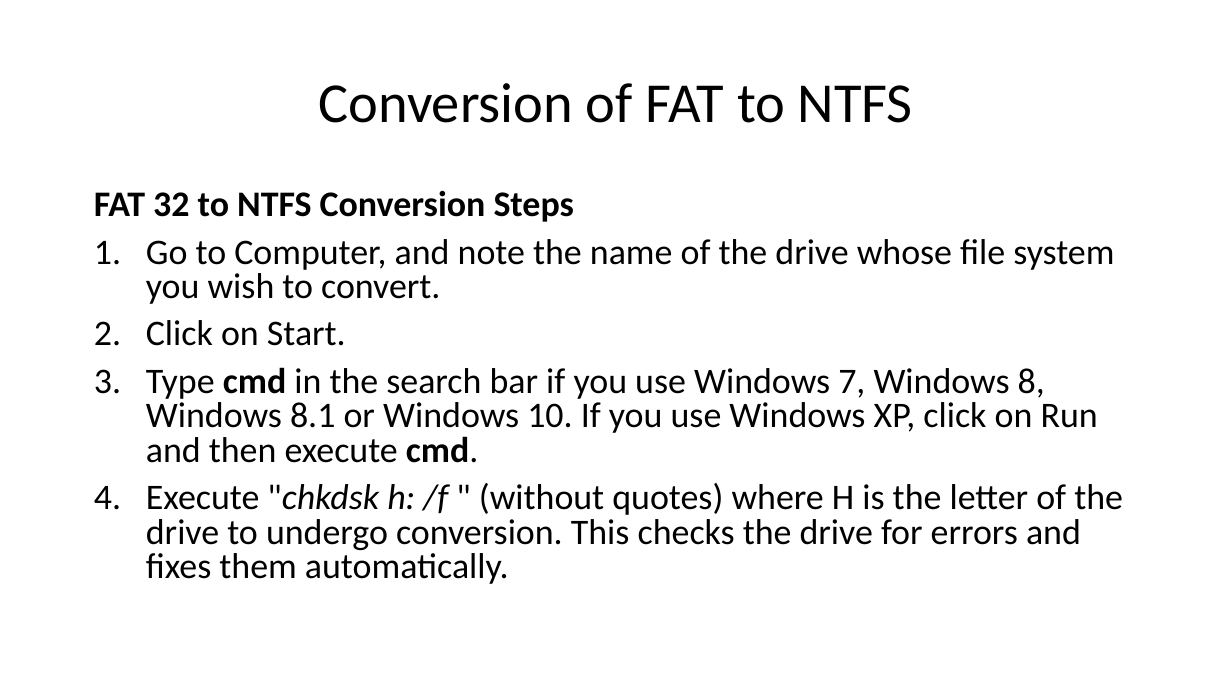
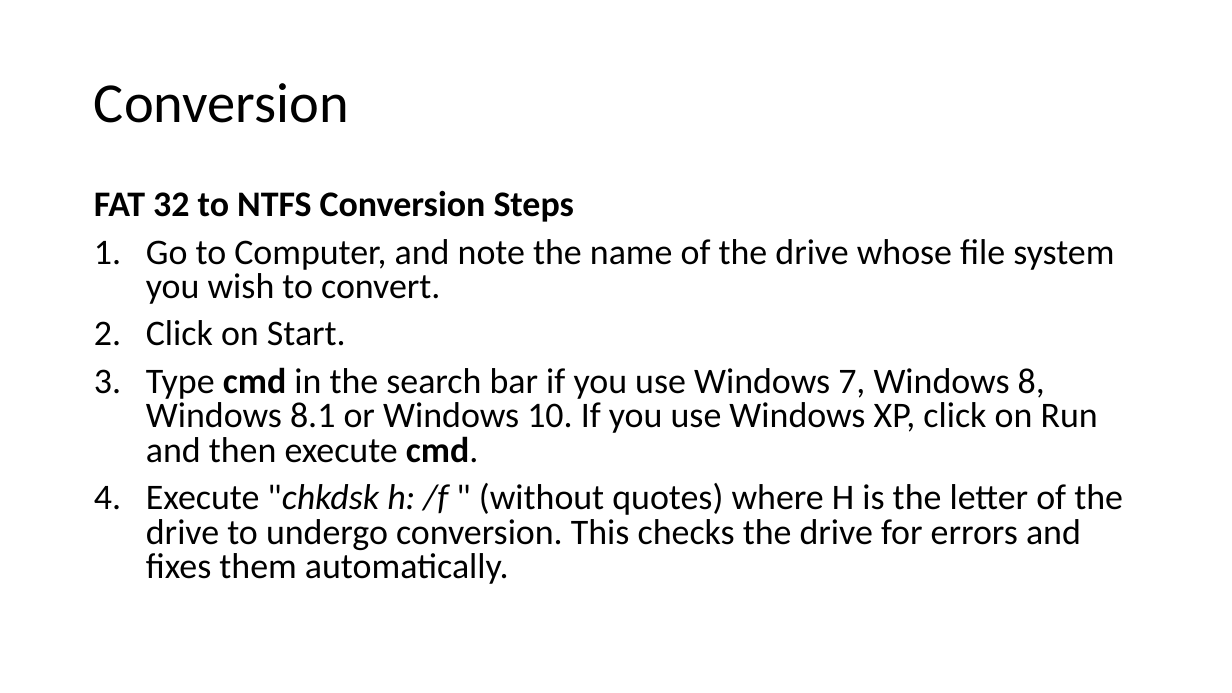
Before and after one commit to amolhadkar71/PPT-s, a slide deck: slide 12 of Types of File System.pptx (slide 16 before the commit). Drawn at 1232x693 pixels with LibreOffice and Linux fonts; fonts in the diff are those of the drawing. Boxes give left, top, right and bottom in pixels: in the first picture for what was removed or moved away, otherwise in the second. Text is boxed around its words. In the diff, an @@ line names an element or a change of style, - is before the commit and + after.

```diff
--- a/Types of File System.pptx
+++ b/Types of File System.pptx
@@ title at <box>94,83,349,123</box>: text changed @@
-Conversion of FAT to NTFS
+Conversion
```
Also in this commit, not shown: 8 other slides changed, 2 slides added, 6 slides removed, 2 other files.
